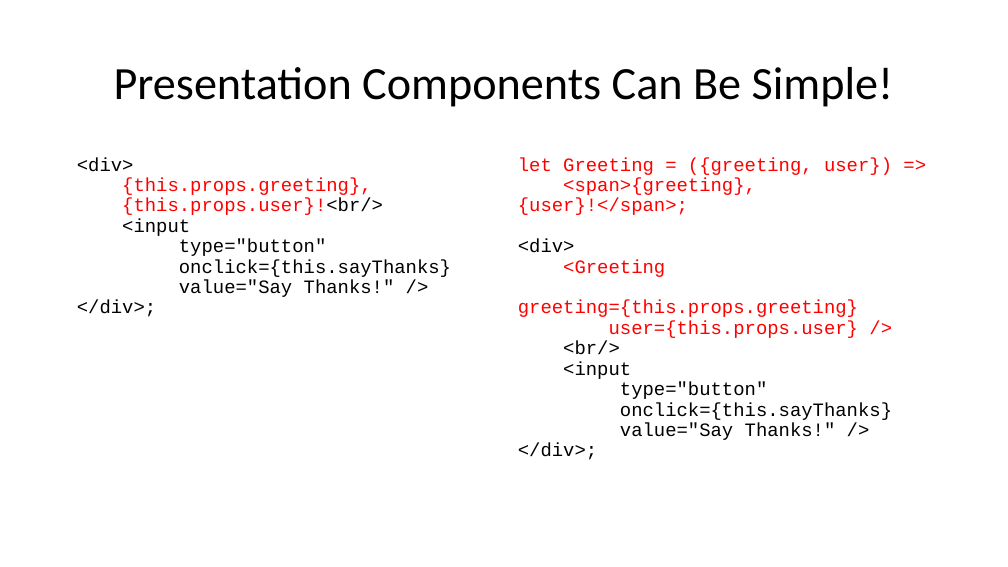
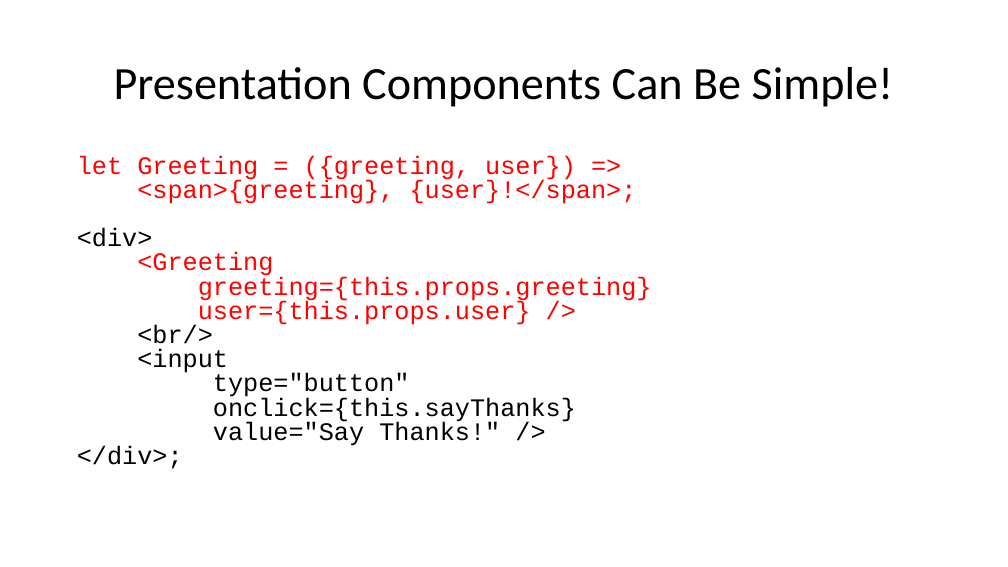
Before and after one commit to JonKruger/a-lap-around-react-and-angular-2, a slide deck: slide 17 of A Lap Around React and Angular 2.pptx (slide 16 before the commit). Drawn at 1008x567 pixels with LibreOffice and Linux fonts; fonts in the diff are those of the drawing. Boxes give left, top, right and bottom in pixels: in the first picture for what was removed or moved away, otherwise in the second. Text is boxed around its words. In the diff, an @@ line names an element or a change of style, - is before the commit and + after.

Commit message:
tweaks

```diff
--- a/A Lap Around React and Angular 2.pptx
+++ b/A Lap Around React and Angular 2.pptx
@@ text "let Greeting = ({greeting, user}) ...": place and size @@
-text "let Greeting = ({greeting, user}) ..." at [518, 157, 892, 460]
+text "let Greeting = ({greeting, user}) ..." at [77, 155, 652, 469]
@@ text "let Greeting = ({greeting, user}) ..." at [77, 155, 652, 469]: size 18 to 24 pt; line spacing 0.9 to 0.8 @@
@@ text removed at [77, 157, 451, 317] @@
-<div>
-{this.props.greeting},
-{this.props.user}!<br/>
-<input
-type="button"
-onclick={this.sayThanks}
-value="Say Thanks!" />
-</div>;
```
Also in this commit, not shown: 1 other slide changed, 1 slide added.
